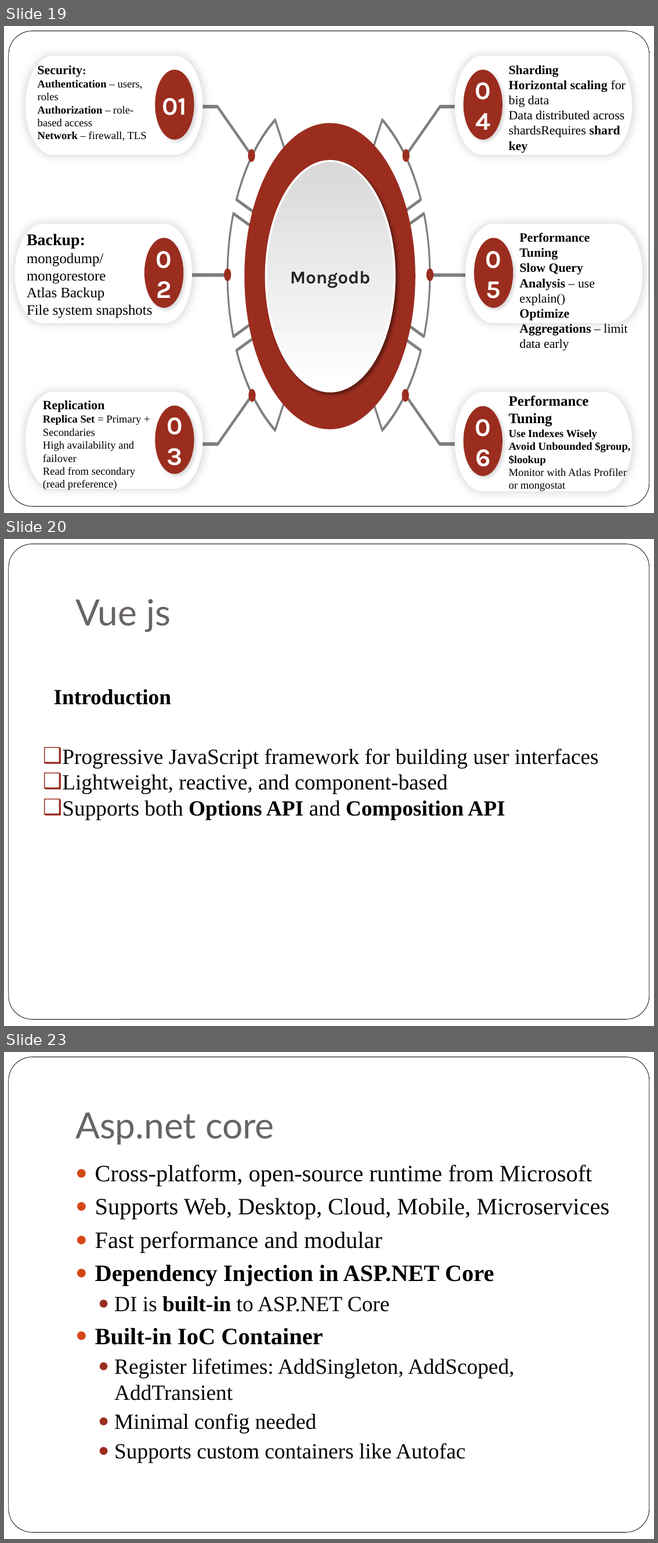
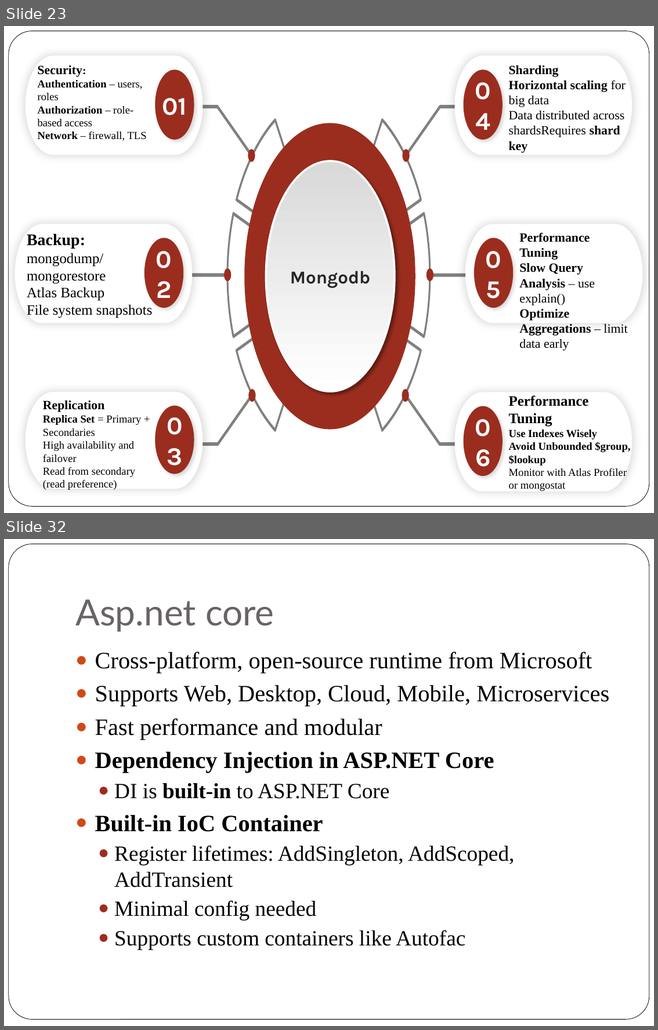
Before and after one commit to rosemarythomas994/VueR-assignment, a slide deck: Presentation Assignment.pptx. Shown one above the other, each under a label of ours: slides 19, 20 and 23 before the commit, slides 23 and 32 after it; the slides between them are not shown. The pictures are 658x1543 and 658x1030 pixels, drawn with LibreOffice and Linux fonts; fonts in the diff are those of the drawing. Boxes give left, top, right and bottom in pixels: in the first picture for what was removed or moved away, otherwise in the second. Text is boxed around its words. In the diff, an @@ line names an element or a change of style, - is before the commit and + after.

```diff
--- a/Presentation Assignment.pptx
+++ b/Presentation Assignment.pptx
@@ slide 20 removed at box(4, 539, 654, 1026), background #FFFFFF; not listed: 1 template element that a slide beside it also shows @@
@@ title removed at box(75, 599, 170, 632) @@
-Vue js
@@ text removed at box(54, 689, 172, 705) @@
-Introduction
@@ text removed at box(62, 748, 598, 820) @@
-❑ Progressive JavaScript framework for building user interfaces
-❑ Lightweight, reactive, and component-based
-❑ Supports both Options API and Composition API
@@ what was slide 19 is now slide 23 @@
@@ what was slide 23 is now slide 32 @@
```
Also in this commit, not shown: 6 slides changed, 13 slides added, 3 other slides removed, 20 other files.
